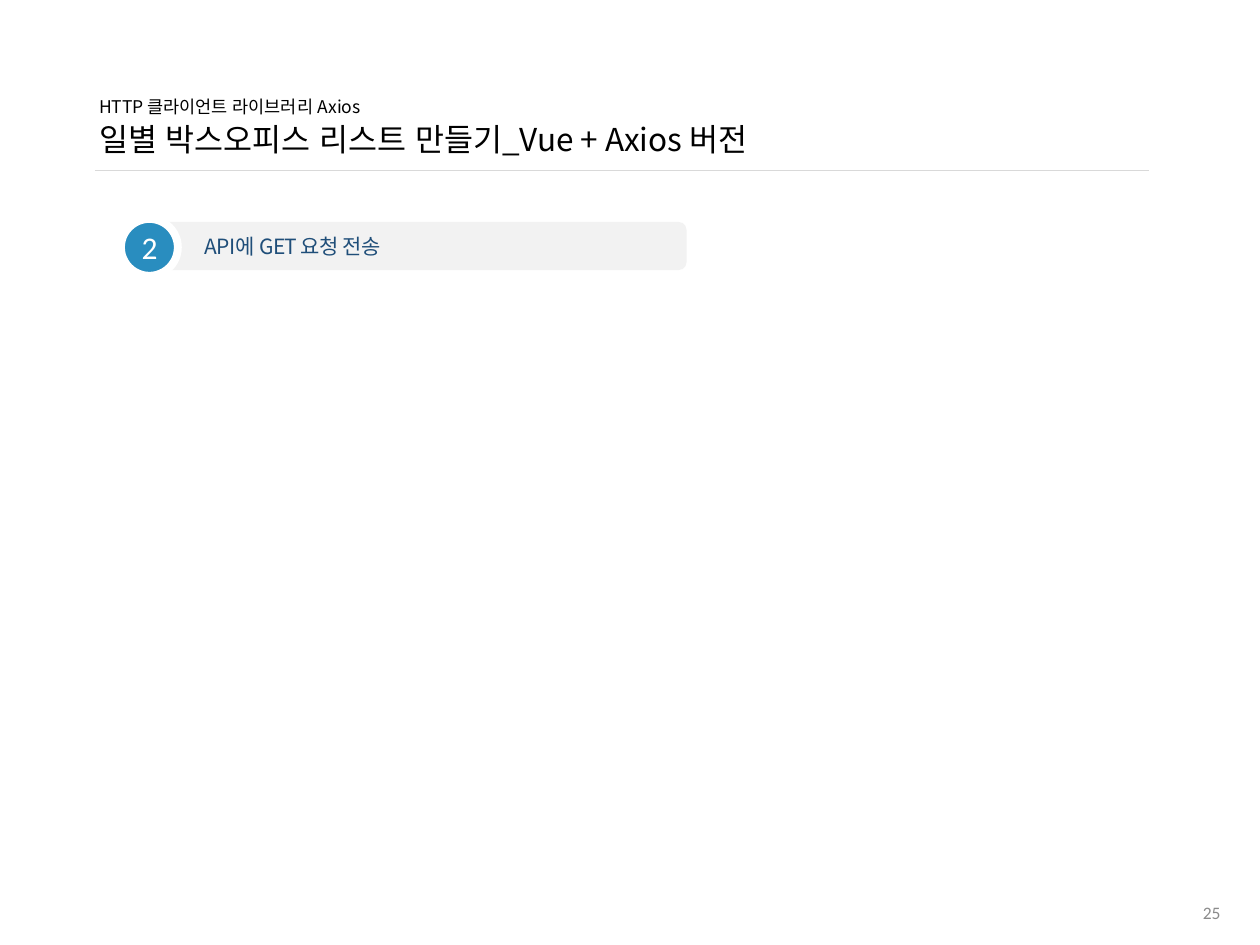
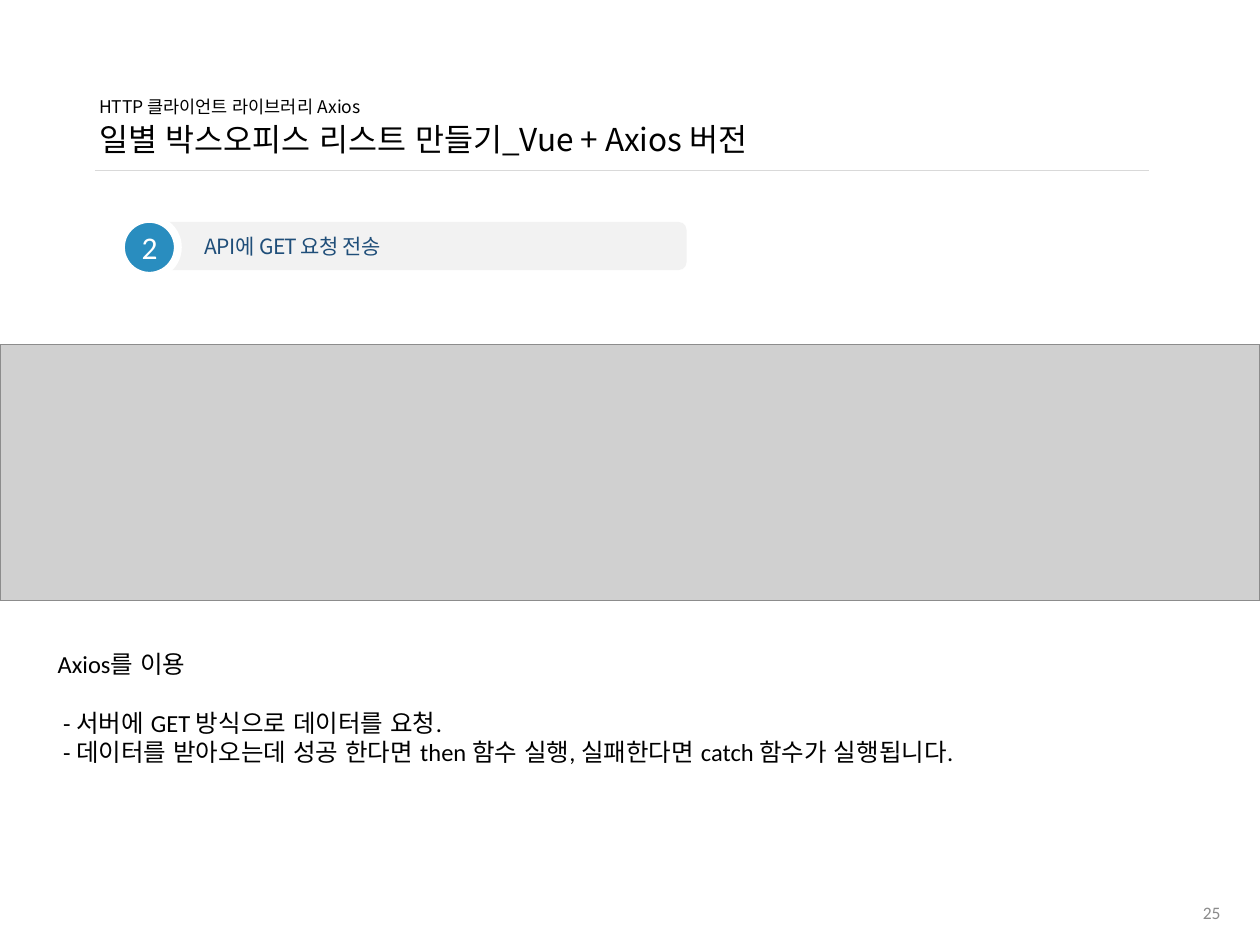
Before and after one commit to ddowon/vueStudy, a slide deck: slide 26 of 01.참고자료/191104_HTTP 클라이언트 라이브러리 Axios.pptx. Drawn at 1260x945 pixels with LibreOffice and Linux fonts; fonts in the diff are those of the drawing; grey boxes stand for pictures; background and template pictures are left out. Boxes give left, top, right and bottom in pixels: in the first picture for what was removed or moved away, otherwise in the second. Text is boxed around its words. In the diff, an @@ line names an element or a change of style, - is before the commit and + after.

Commit message:
[과제제출]  Ajax, Axios 코드 캡쳐 김도원

```diff
--- a/01.참고자료/191104_HTTP 클라이언트 라이브러리 Axios.pptx
+++ b/01.참고자료/191104_HTTP 클라이언트 라이브러리 Axios.pptx
@@ picture added at (x1=0, y1=344, x2=1260, y2=601) @@
@@ text added at (x1=58, y1=652, x2=953, y2=764), 14 pt, text #000000 @@
+Axios를 이용
+- 서버에 GET 방식으로 데이터를 요청.
+- 데이터를 받아오는데 성공 한다면 then 함수 실행, 실패한다면 catch 함수가 실행됩니다.
```
Also in this commit, not shown: 5 other slides changed, 1 slide added.
